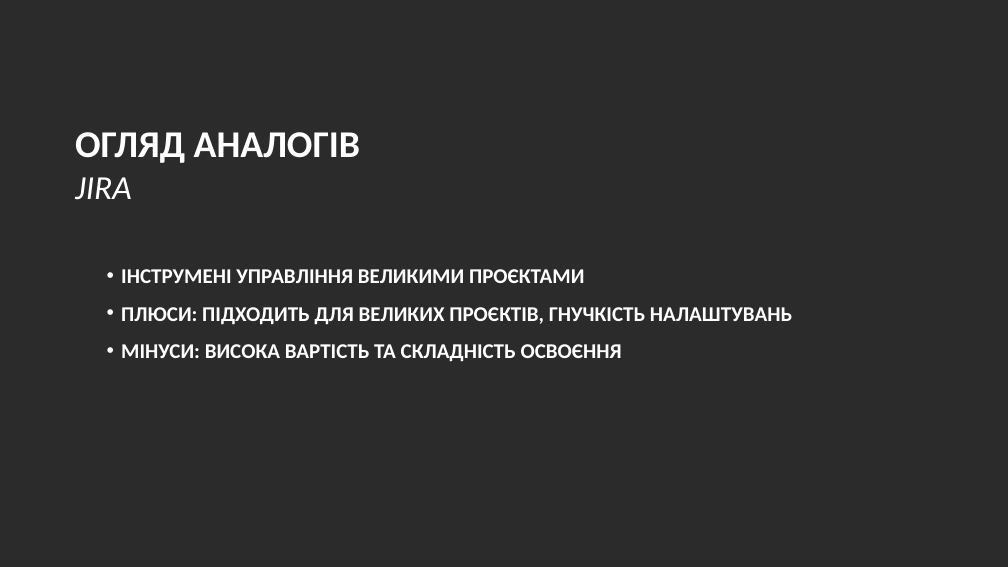
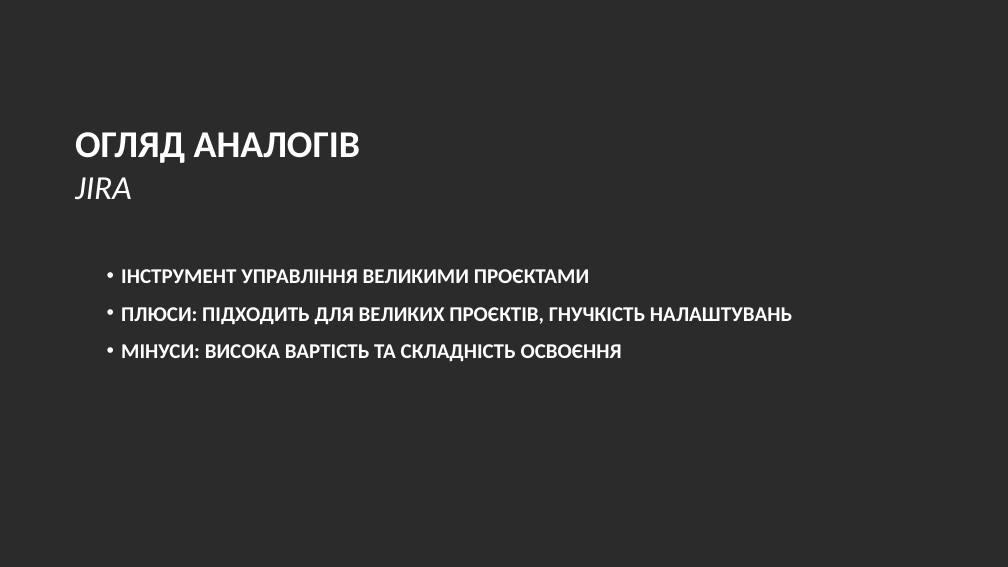
Before and after one commit to andronik-GitHub/WorkWave, a slide deck: slide 9 of Andronik_WorkWave-Presentation.pptx (slide 10 before the commit). Drawn at 1008x567 pixels with LibreOffice and Linux fonts; fonts in the diff are those of the drawing; background and template pictures are left out; a plain dark background stands for a picture behind light text. Boxes give left, top, right and bottom in pixels: in the first picture for what was removed or moved away, otherwise in the second. Text is boxed around its words. In the diff, an @@ line names an element or a change of style, - is before the commit and + after.

```diff
--- a/Andronik_WorkWave-Presentation.pptx
+++ b/Andronik_WorkWave-Presentation.pptx
@@ text at (121,269,589,283): text changed @@
-• ІНСТРУМЕНІ УПРАВЛІННЯ ВЕЛИКИМИ ПРОЄКТАМИ
+• ІНСТРУМЕНТ УПРАВЛІННЯ ВЕЛИКИМИ ПРОЄКТАМИ
```
Also in this commit, not shown: 10 other slides changed, 3 slides added, 7 slides removed, 4 other files.
